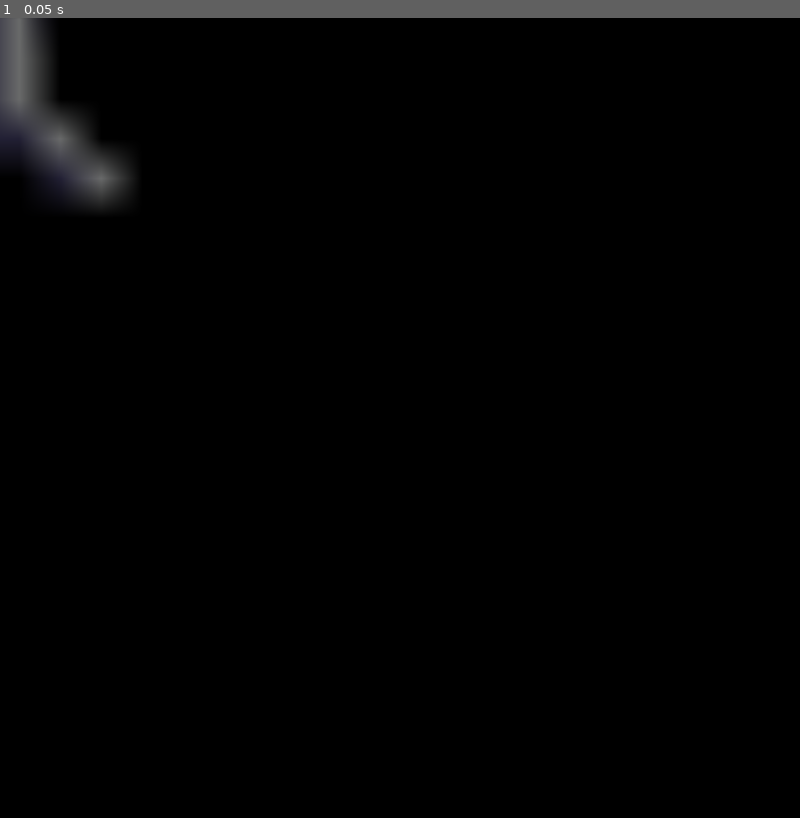
Above: before the commit, frame 1.
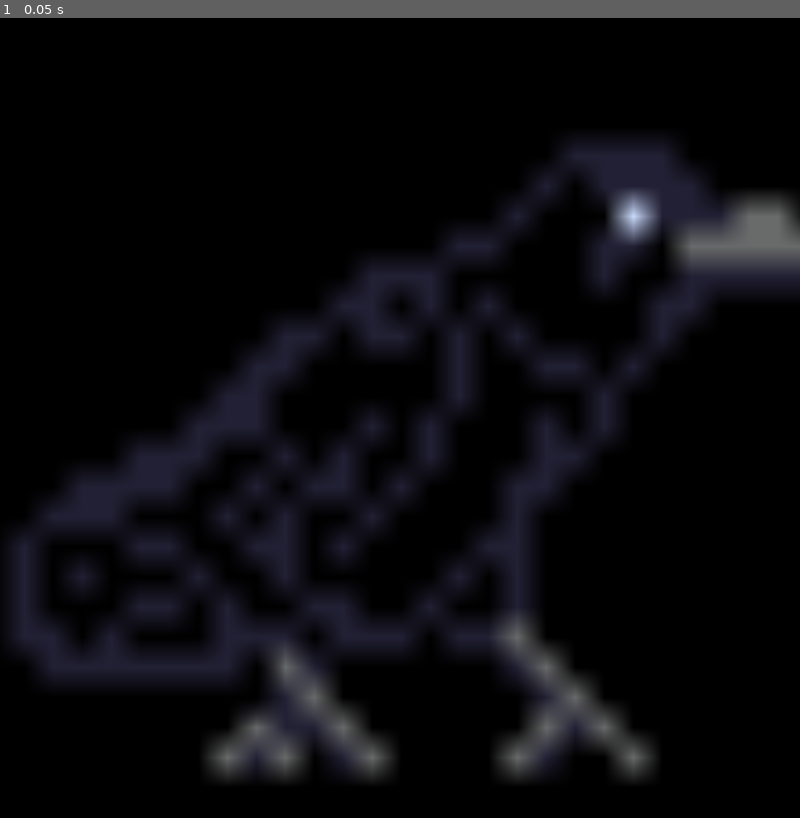
Above: after the commit, the same moment.

Repository: adabardiz/goober
Game: Godot game, scene res://node_2d.tscn
Same seed, same stepped clock (60 frames per second), same inputs: the game is played once before the commit and once after it.
Inputs:
- Up to frame 1 (0.05 s): no input

The runs differ from the first frame. In frame 1, 24% of the frame differs, in the area x 0-100%, y 0-96%.

Commit message:
changed things, also I am almost done

Diff:
--- a/crowie.gd
+++ b/crowie.gd
@@ -2,9 +2,34 @@
 
 var speed = 300
 var direction = Vector2(1,0)
+var screen_size = Vector2()
+var window_size = Vector2(200,200)
+var idle_timer = 0.0
+var is_idling = false
+@onready var animated_sprite = $AnimatedSprite2D
 
 func _physics_process(delta: float) -> void:
 	var window_position = Vector2(DisplayServer.window_get_position())
 	window_position += direction * speed * delta
 	print(window_position)
+	window_position.x = clamp(window_position.x, 0, screen_size.x - window_size.x)
+	window_position.y = clamp(window_position.y, 0, screen_size.y - window_size.y)
 	DisplayServer.window_set_position(Vector2i(window_position))
+	if window_position.x <= 0 or window_position.x >= screen_size.x - window_size.x:
+		direction.x *= -1
+		animated_sprite.flip_h = !animated_sprite.flip_h
+		maybe_idle()
+	if window_position.y <= 0 or window_position.y >= screen_size.y - window_size.y:
+		direction.y *= -1
+		maybe_idle()
+func _ready():
+	screen_size = Vector2(DisplayServer.screen_get_size())
+	animated_sprite.play("Walk_Right")
+func maybe_idle():
+	if randf() < 0.3:
+		is_idling = true
+		idle_timer = randf_range(1.0, 3.0)
+		var r = randi() % 3
+		if r == 0:
+			animated_sprite.play("Idle")
+			speed = 0
--- a/node_2d.tscn
+++ b/node_2d.tscn
@@ -265,20 +265,21 @@
 }]
 
 [sub_resource type="RectangleShape2D" id="RectangleShape2D_w3sjk"]
-size = Vector2(384.5, 344)
+size = Vector2(314.8125, 274.75)
 
 [node name="Node2D" type="Node2D" unique_id=1231224173]
 script = ExtResource("1_0e48y")
 
 [node name="AnimatedSprite2D" type="AnimatedSprite2D" parent="." unique_id=556013356]
-position = Vector2(9.999985, -44)
-scale = Vector2(10.25, 9.895832)
+position = Vector2(104, 121)
+scale = Vector2(7.2499995, 7.515624)
 sprite_frames = SubResource("SpriteFrames_xaaun")
-animation = &"Sleep"
-frame_progress = 0.76797885
+animation = &"Walk"
+frame = 4
+frame_progress = 0.9101711
 
 [node name="Area2D" type="Area2D" parent="." unique_id=633958106]
 
 [node name="CollisionShape2D" type="CollisionShape2D" parent="Area2D" unique_id=397462425]
-position = Vector2(9.75, -63)
+position = Vector2(100, 120)
 shape = SubResource("RectangleShape2D_w3sjk")
